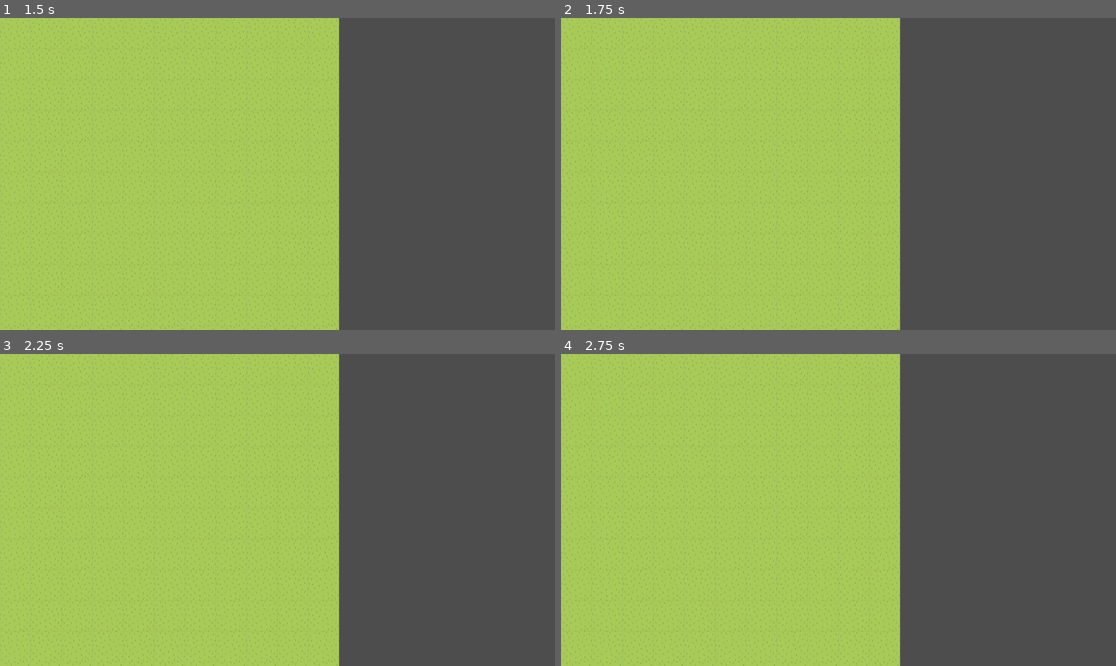
Above: before the commit, frames 1-4 (two rows, left to right).
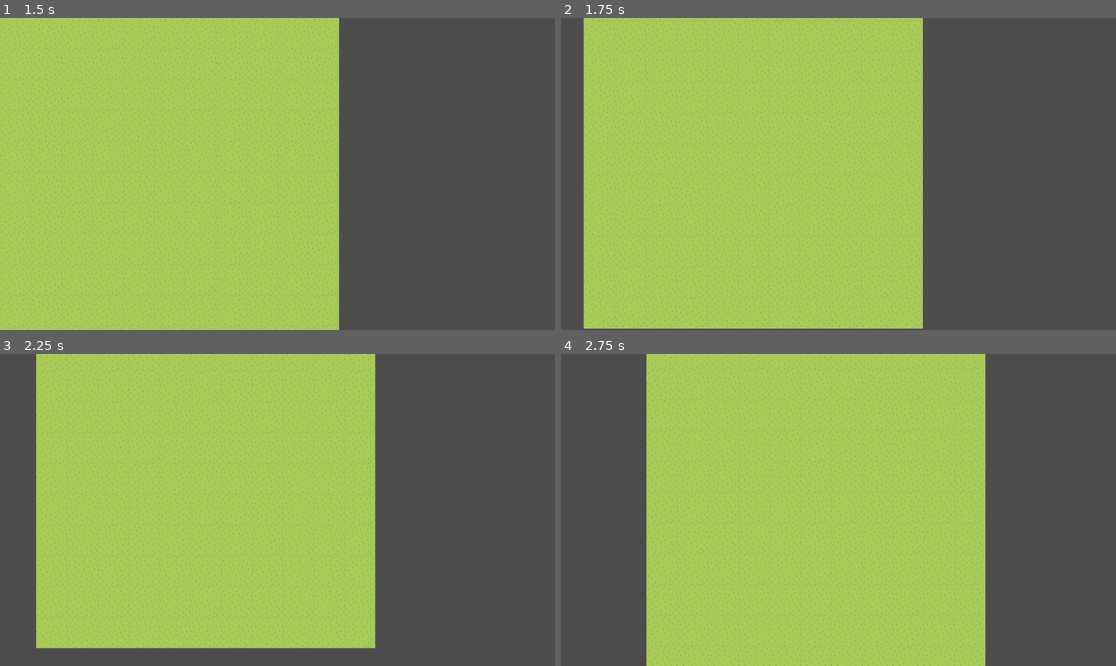
Above: after the commit, the same moments.

Repository: Open-Source-Software-Development/Cardtorium
Game: Godot game, scene res://Scenes/Main_Menu/main_menu.tscn
Same seed, same stepped clock (60 frames per second), same inputs: the game is played once before the commit and once after it.
Inputs (mouse positions are in pixels of both pictures, inside the frame that each line leads up to):
- Up to frame 1 (1.5 s): click "Start" at 0.5 s; tap Enter at 1.25 s; drag from (277, 174) to (333, 105) at 1.27 s
- Up to frame 2 (1.75 s): no input
- Up to frame 3 (2.25 s): drag from (166, 525) to (249, 572) at 2.02 s
- Up to frame 4 (2.75 s): no input

Frame 1 is identical in both runs. In frame 2, 12% of the frame differs, in the area x 0-66%, y 0-100%; in frame 3, 19%; in frame 4, 34%, in the area x 0-77%, y 0-100%.

Commit message:
camera.gd click and drag screen

Diff:
--- a/Scene Scripts/camera.gd
+++ b/Scene Scripts/camera.gd
@@ -1,10 +1,38 @@
 extends Camera2D
-
 
 # Called when the node enters the scene tree for the first time.
 
 var vel: Vector2 = Vector2.ZERO
 var speed = 300
+var initial_mouse_pos = Vector2.ZERO
+var mouse_button_down = false
+var dragging = false
+var drag_threshold = 100 # must drag this many pixels to be considered a drag
+
+func _input(event):
+	if event is InputEventMouseButton:
+		if event.is_pressed() and event.button_index == MOUSE_BUTTON_LEFT:
+			mouse_button_down = true
+			initial_mouse_pos = get_global_mouse_position()
+		elif event.is_released() and event.button_index == MOUSE_BUTTON_LEFT:
+			mouse_button_down = false
+			if dragging:
+				dragging = false
+			else:
+				# Handle mouse click
+				var mouse_position = get_global_mouse_position()
+				var world_position = get_global_transform().affine_inverse().basis_xform_inv(mouse_position)
+				var tile_size = Vector2(64, 64)
+				var tile_coordinates = floor(world_position / tile_size)
+				print("coordinates:", tile_coordinates)
+
+	elif event is InputEventMouseMotion and mouse_button_down:
+		if initial_mouse_pos.distance_to(get_global_mouse_position()) > drag_threshold:
+			dragging = true
+			var drag_end_world_pos = get_global_mouse_position()
+			var drag_distance = initial_mouse_pos - drag_end_world_pos
+			position += drag_distance
+			initial_mouse_pos = drag_end_world_pos
 
 func _unhandled_key_input(event):
 	# Checks for up-down motion
@@ -26,8 +54,5 @@
 	elif vel.x > 0 and event.is_action_released("camera_right"):
 		vel.x = 0
 
-
-
-
 func _physics_process(delta):
 	position += delta * vel
